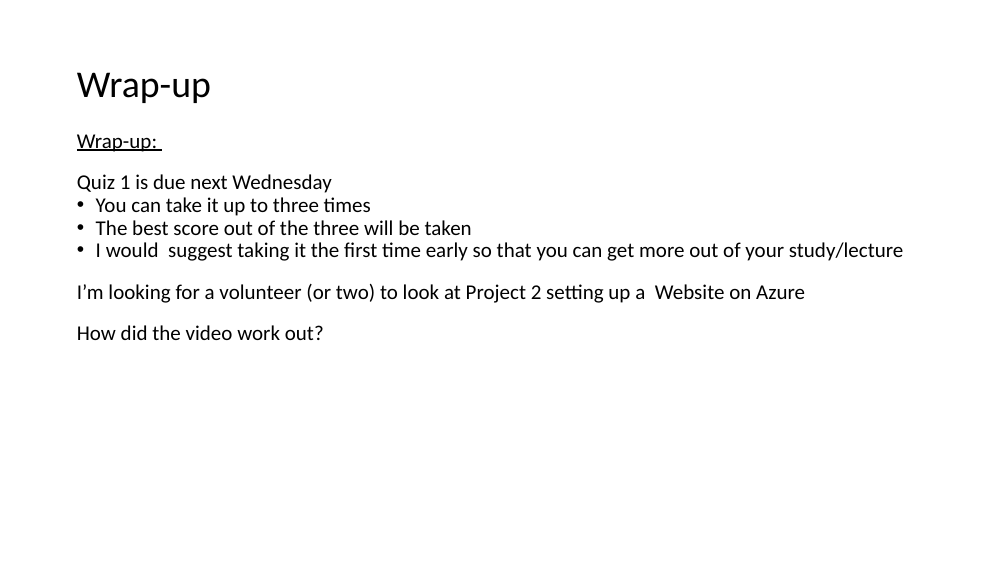
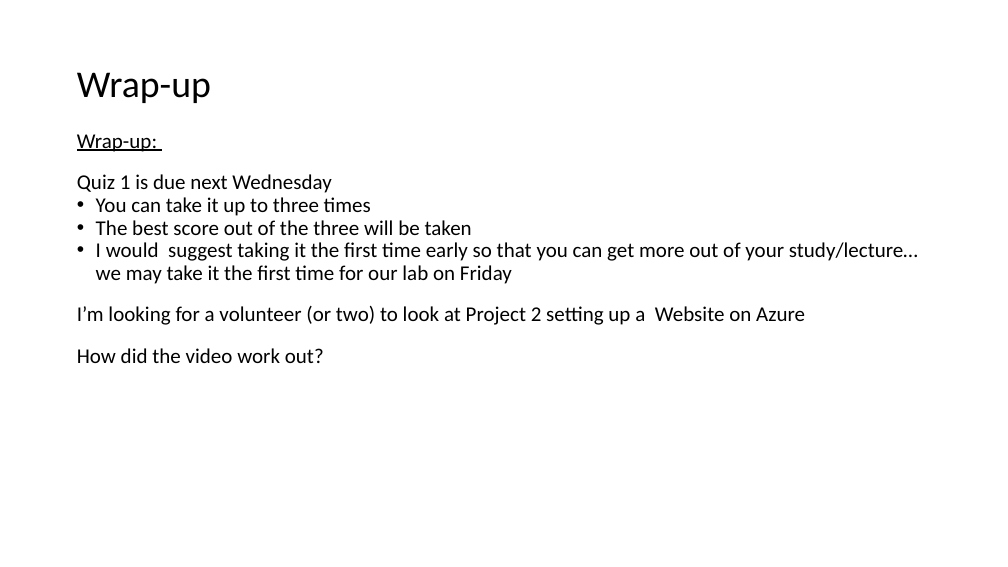
Before and after one commit to EricJPogue/www-epogue-info, a slide deck: slide 8 of CPSC-24700/Presentations/session-04.pptx (slide 7 before the commit). Drawn at 1008x567 pixels with LibreOffice and Linux fonts; fonts in the diff are those of the drawing. Boxes give left, top, right and bottom in pixels: in the first picture for what was removed or moved away, otherwise in the second. Text is boxed around its words. In the diff, an @@ line names an element or a change of style, - is before the commit and + after.

```diff
--- a/CPSC-24700/Presentations/session-04.pptx
+++ b/CPSC-24700/Presentations/session-04.pptx
@@ text at bbox=[96, 242, 918, 284]: text changed @@
-• I would suggest taking it the first time early so that you can get more out of your study/lecture
+• I would suggest taking it the first time early so that you can get more out of your study/lecture… we may take it the first time for our lab on Friday
```
Also in this commit, not shown: 1 slide added, 5 other files.
